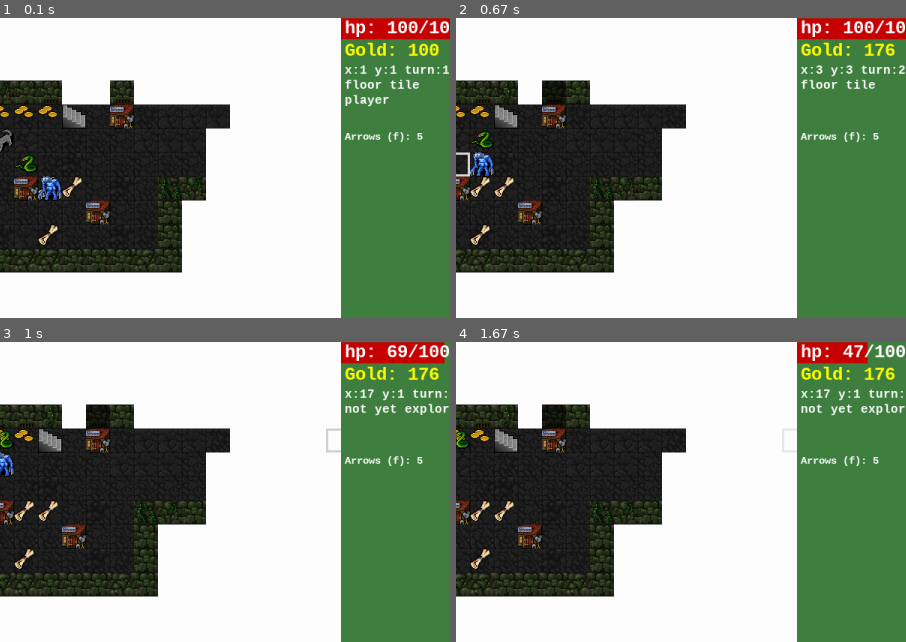
Above: before the commit, frames 1-4 (two rows, left to right).
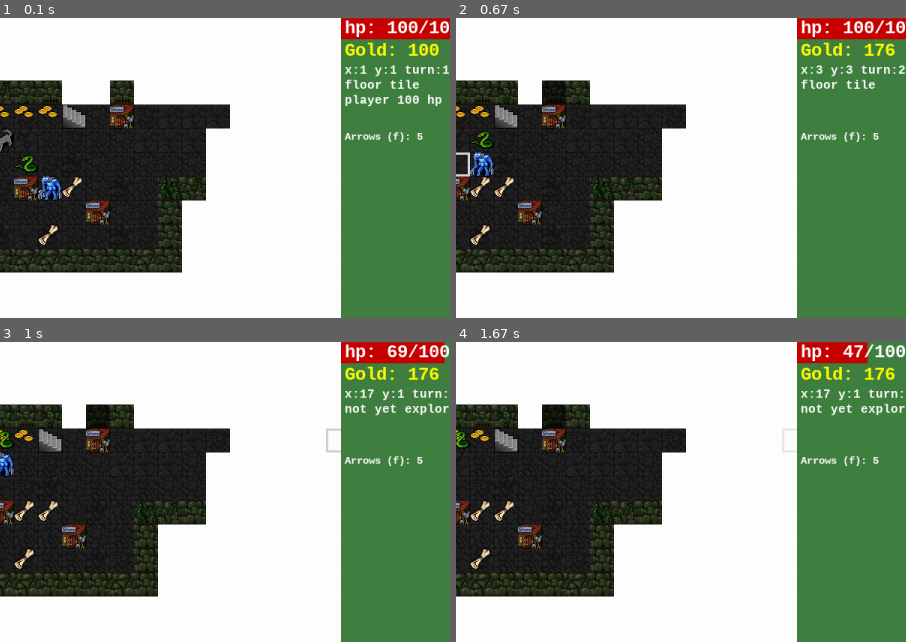
Above: after the commit, the same moments.

Repository: spheppner/roguebasin_python3
Game: pygame game, started from roguebasin_pygame.py
Same seed, same stepped clock (60 frames per second), same inputs: the game is played once before the commit and once after it.
Inputs (mouse positions are % of the whole screen's width and height, from its top left):
- Up to frame 1 (0.1 s): no input
- Up to frame 2 (0.67 s): hold Right from 0.33 s (still down); move the mouse to (46, 54) at 0.37 s
- Up to frame 3 (1 s): release Right at 0.8 s; hold Up from 0.83 s (still down); move the mouse to (82, 47) at 0.87 s; tap Space at 0.9 s; tap X at 0.98 s
- Up to frame 4 (1.67 s): release Up at 1.13 s; tap 3 at 1.17 s; hold Right from 1.5 s (still down); move the mouse to (19, 35) at 1.53 s; tap Space at 1.57 s
The pictures show only the part of the screen within x 45-95%, y 29-79%; the shares and areas given below are measured in that part.

The runs differ from the first frame. In frame 1, 0.2% of the frame differs, in the area x 88-99%, y 25-30%; in frame 2, nothing differs; in frame 3, nothing differs; in frame 4, nothing differs.

Commit message:
display hp off monester in panel

Diff:
--- a/roguebasin_pygame.py
+++ b/roguebasin_pygame.py
@@ -2210,7 +2210,11 @@
         for dy, thing in enumerate(here):
             # -y135 + 20*dy
             # TODO: blit text in variable fontsize/panel width with word wrap
-            write(self.panelscreen, text=Game.legend[thing.char], x=5, y=135 + 20 * dy, color=(255, 255, 255),
+            if isinstance(thing, Monster):
+                t = Game.legend[thing.char] + " {} hp".format(thing.hitpoints)
+            else:
+                t = Game.legend[thing.char]
+            write(self.panelscreen, text=t, x=5, y=135 + 20 * dy, color=(255, 255, 255),
                   font_size=16)
 
         # --- print hints ----
